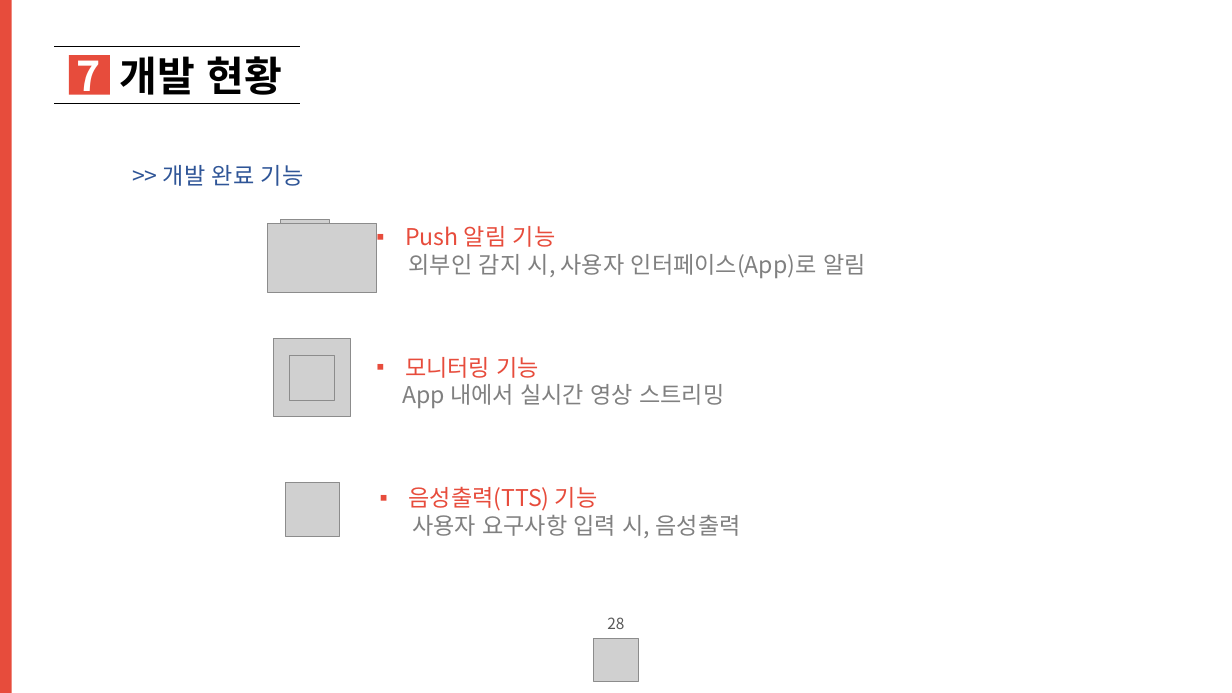
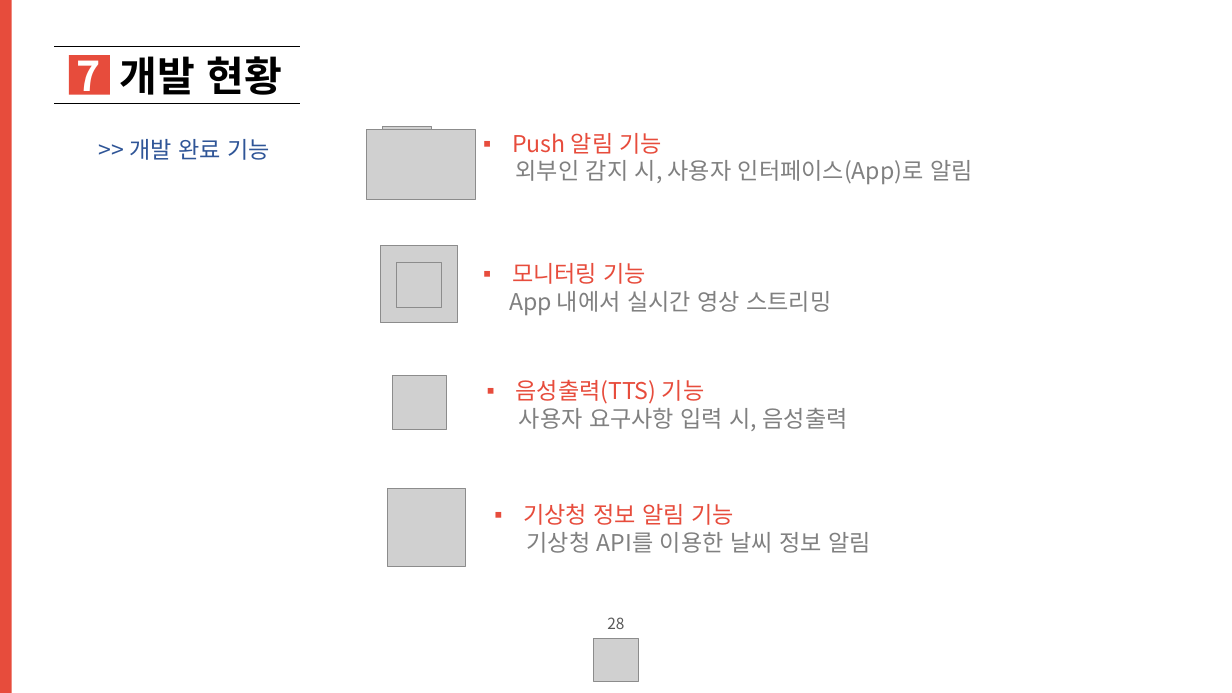
Before and after one commit to ideakhan12/senior, a slide deck: slide 28 of Documents/프로토타입1-1(김동현,박예은,문주혁,임윤경).pptx. Drawn at 1232x693 pixels with LibreOffice and Linux fonts; fonts in the diff are those of the drawing; grey boxes stand for pictures. Boxes give left, top, right and bottom in pixels: in the first picture for what was removed or moved away, otherwise in the second. Text is boxed around its words. In the diff, an @@ line names an element or a change of style, - is before the commit and + after.

Commit message:
리젝 발표용 (수정본)

```diff
--- a/Documents/프로토타입1-1(김동현,박예은,문주혁,임윤경).pptx
+++ b/Documents/프로토타입1-1(김동현,박예은,문주혁,임윤경).pptx
@@ text ">> 개발 완료 기능": place and size @@
-text ">> 개발 완료 기능" at box(163, 165, 304, 186)
+text ">> 개발 완료 기능" at box(129, 139, 270, 160)
@@ picture: place and size @@
-picture at box(268, 224, 377, 293)
+picture at box(367, 130, 476, 200)
@@ picture: place and size @@
-picture at box(281, 220, 330, 267)
+picture at box(383, 127, 432, 174)
@@ 2 pictures, 2 texts: place and size @@
-2 pictures, 2 texts at box(274, 226, 866, 416)
+2 pictures, 2 texts at box(380, 133, 973, 323)
@@ picture: place and size @@
-picture at box(286, 482, 340, 537)
+picture at box(393, 375, 447, 430)
@@ text "음성출력(TTS) 기능": place and size @@
-text "음성출력(TTS) 기능" at box(409, 486, 741, 538)
+text "음성출력(TTS) 기능" at box(516, 379, 848, 431)
@@ picture added at box(387, 489, 465, 567) @@
@@ text added at box(523, 504, 871, 553), 18 pt, text #808080 @@
+▪ 기상청 정보 알림 기능
+기상청 API를 이용한 날씨 정보 알림
```
